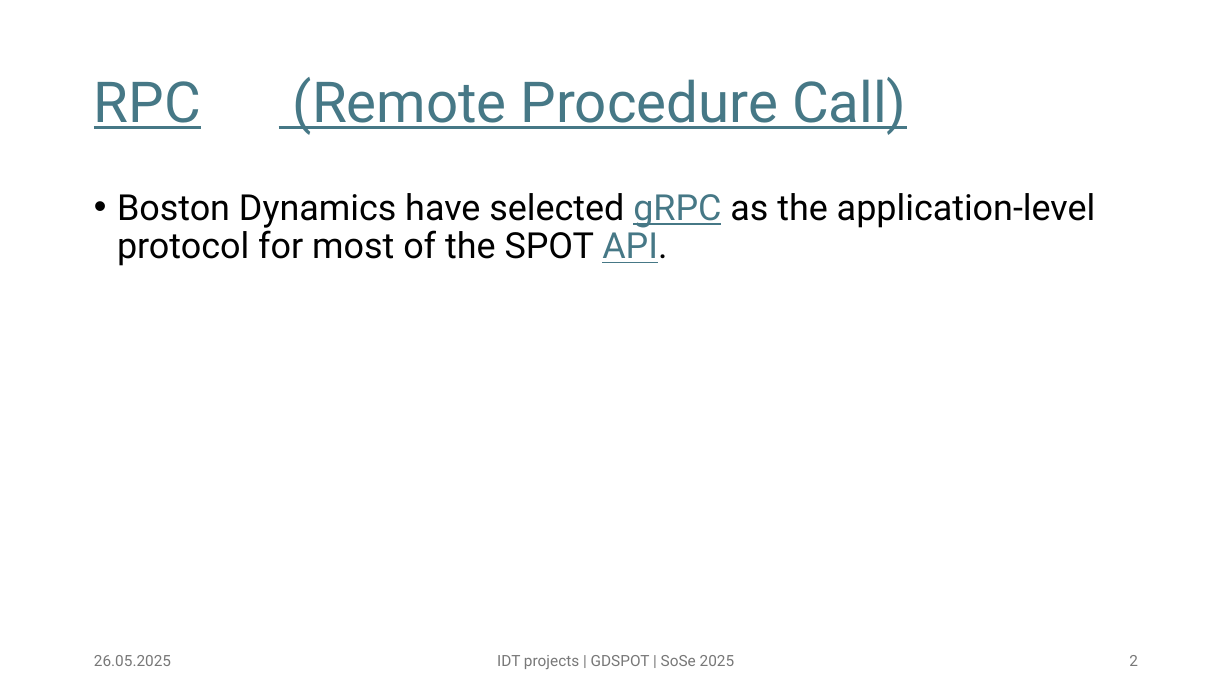
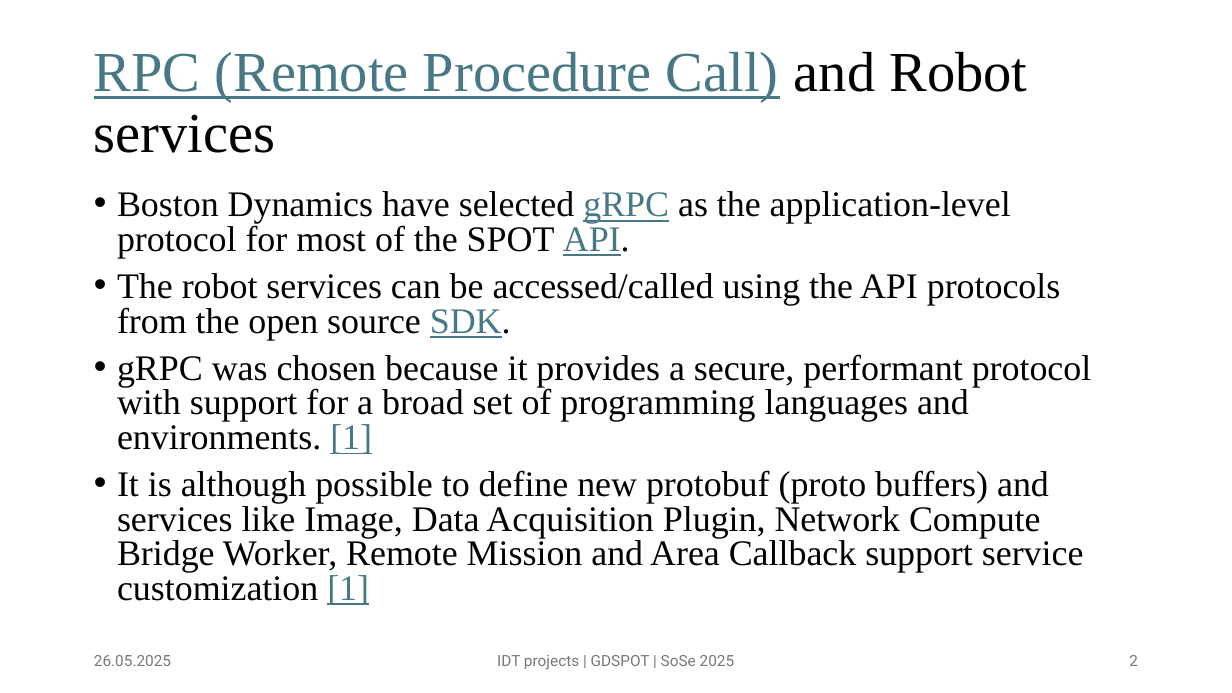
Before and after one commit to abhishekdilippatil/spot-sdk, a slide deck: slide 2 of presentations/SPOT presentation.pptx. Drawn at 1232x693 pixels with LibreOffice and Linux fonts; fonts in the diff are those of the drawing. Boxes give left, top, right and bottom in pixels: in the first picture for what was removed or moved away, otherwise in the second. Text is boxed around its words. In the diff, an @@ line names an element or a change of style, - is before the commit and + after.

Commit message:
PPT completed

```diff
--- a/presentations/SPOT presentation.pptx
+++ b/presentations/SPOT presentation.pptx
@@ title at [94, 51, 1028, 153]: text changed; font Roboto to Times New Roman @@
-RPC (Remote Procedure Call)
+RPC (Remote Procedure Call) and Robot services
@@ text at [117, 191, 1011, 258]: font Roboto to Times New Roman in "Boston Dynamics have selected gRPC as the ..."; line spacing 0.9 to 0.8 @@
@@ text at [117, 273, 1092, 605]: paragraphs added @@
+• The robot services can be accessed/called using the API protocols from the open source SDK.
+• gRPC was chosen because it provides a secure, performant protocol with support for a broad set of programming languages and environments. [1]
+• It is although possible to define new protobuf (proto buffers) and services like Image, Data Acquisition Plugin, Network Compute Bridge Worker, Remote Mission and Area Callback support service customization [1]
```
Also in this commit, not shown: 2 slides added.
